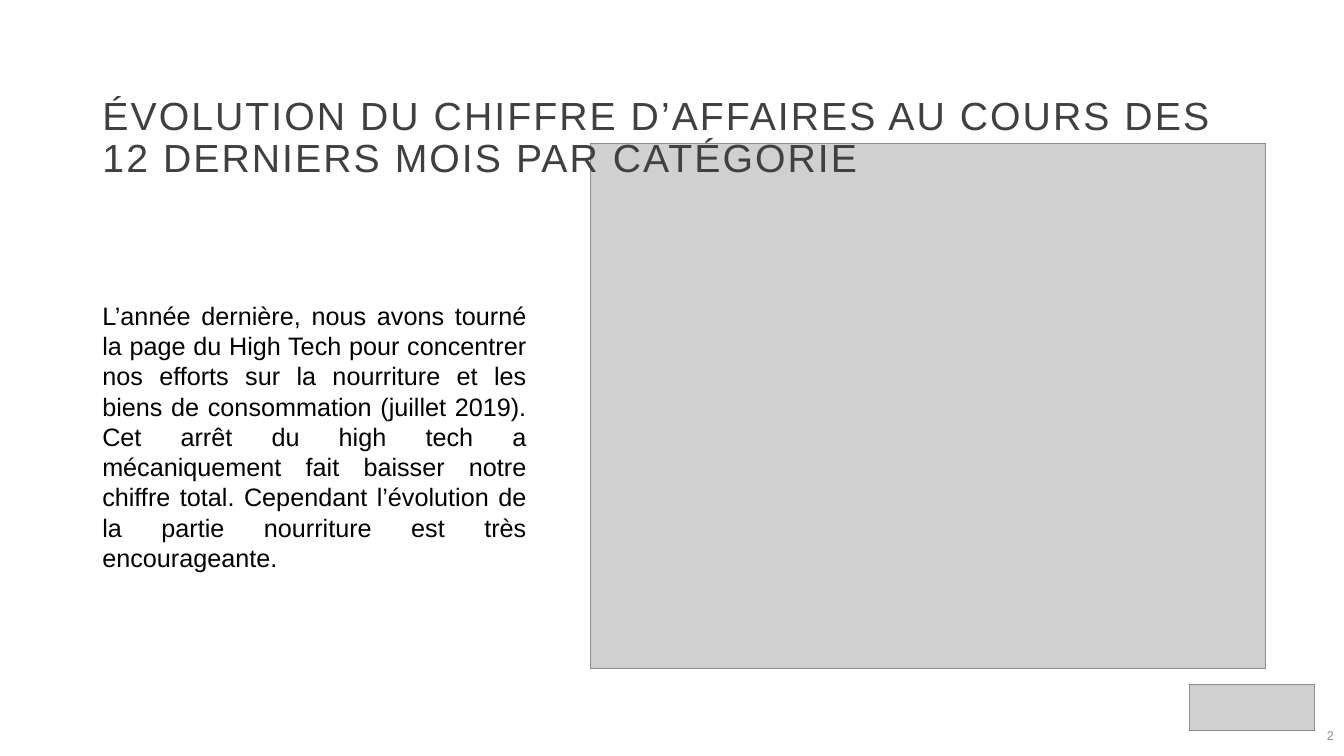
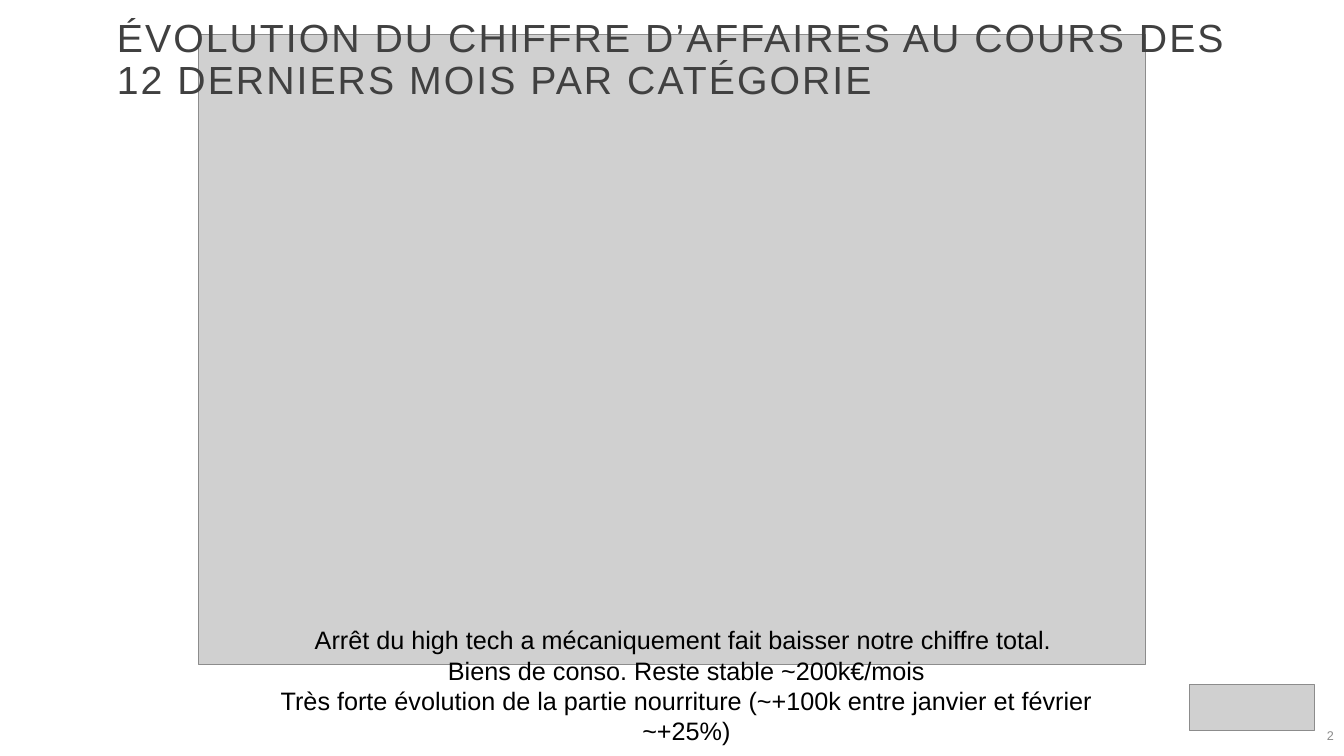
Before and after one commit to ziedbelhocine/Cours-OC, a slide deck: slide 2 of Data_Analyst/Projet_2/rapport mensuel des actions marketing.pptx. Drawn at 1344x756 pixels with LibreOffice and Linux fonts; fonts in the diff are those of the drawing; grey boxes stand for pictures; background and template pictures are left out. Boxes give left, top, right and bottom in pixels: in the first picture for what was removed or moved away, otherwise in the second. Text is boxed around its words. In the diff, an @@ line names an element or a change of style, - is before the commit and + after.

```diff
--- a/Data_Analyst/Projet_2/rapport mensuel des actions marketing.pptx
+++ b/Data_Analyst/Projet_2/rapport mensuel des actions marketing.pptx
@@ title "ÉVOLUTION DU CHIFFRE D’AFFAIRES AU ...": place and size @@
-title "ÉVOLUTION DU CHIFFRE D’AFFAIRES AU ..." at [102,99,1209,180]
+title "ÉVOLUTION DU CHIFFRE D’AFFAIRES AU ..." at [117,21,1224,102]
@@ picture: place and size @@
-picture at [591,143,1266,668]
+picture at [199,34,1145,664]
@@ text at [281,630,1092,716]: text changed @@
-L’année dernière, nous avons tourné la page du High Tech pour concentrer nos efforts sur la nourriture et les biens de consommation (juillet 2019). Cet arrêt du high tech a mécaniquement fait baisser notre chiffre total. Cependant l’évolution de la partie nourriture est très encourageante.
+Arrêt du high tech a mécaniquement fait baisser notre chiffre total.
+Biens de conso. Reste stable ~200k€/mois
+Très forte évolution de la partie nourriture (~+100k entre janvier et février ~+25%)
```
Also in this commit, not shown: 4 other slides changed, 13 other files.
